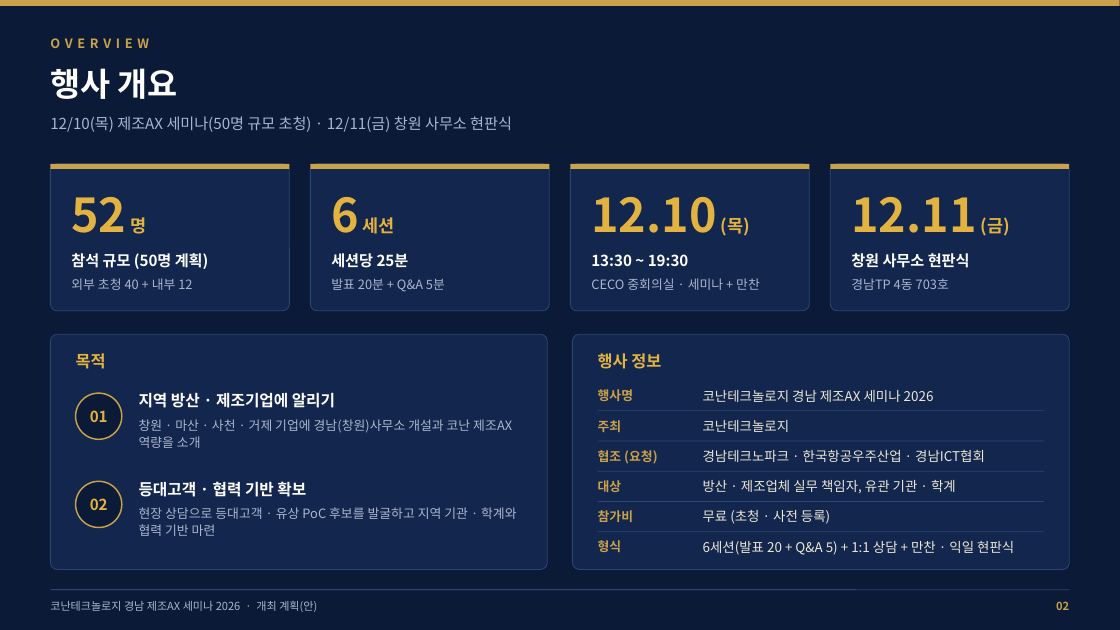
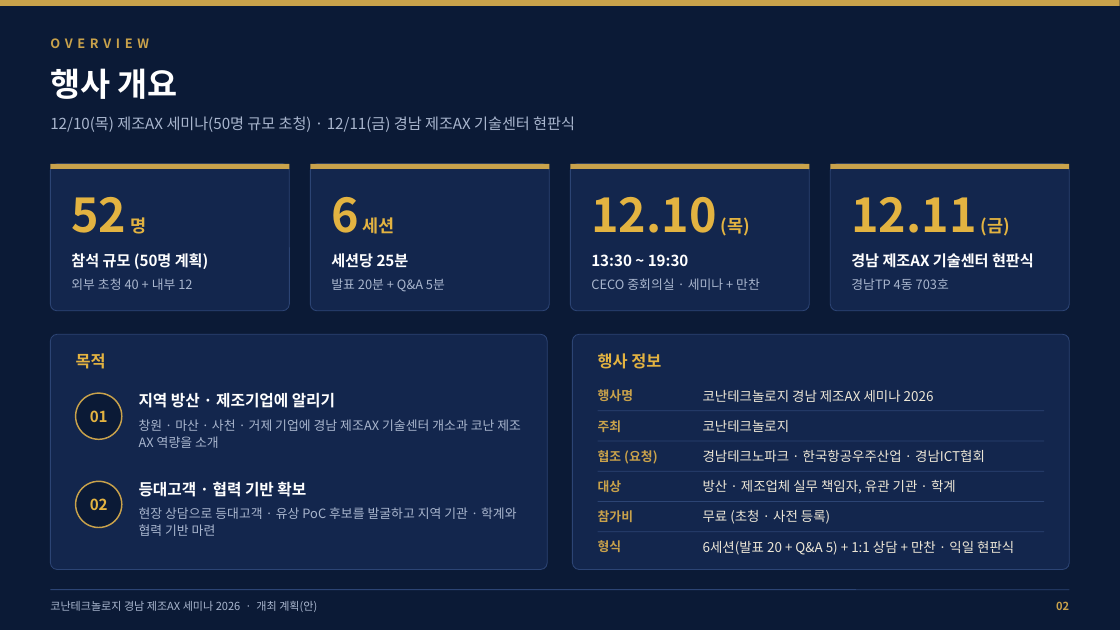
Before and after one commit to Jacob-Yeom/claude, a slide deck: slide 2 of output/changwon_ax_seminar_plan_deck.pptx. Drawn at 1120x630 pixels with LibreOffice and Linux fonts; fonts in the diff are those of the drawing. Boxes give left, top, right and bottom in pixels: in the first picture for what was removed or moved away, otherwise in the second. Text is boxed around its words. In the diff, an @@ line names an element or a change of style, - is before the commit and + after.

```diff
--- a/output/changwon_ax_seminar_plan_deck.pptx
+++ b/output/changwon_ax_seminar_plan_deck.pptx
@@ text at (50, 116, 575, 132): text changed @@
-12/10(목) 제조AX 세미나(50명 규모 초청) · 12/11(금) 창원 사무소 현판식
+12/10(목) 제조AX 세미나(50명 규모 초청) · 12/11(금) 경남 제조AX 기술센터 현판식
@@ text at (851, 253, 1034, 268): text changed @@
-창원 사무소 현판식
+경남 제조AX 기술센터 현판식
@@ text at (139, 419, 521, 448): text changed @@
-창원 · 마산 · 사천 · 거제 기업에 경남(창원)사무소 개설과 코난 제조AX 역량을 소개
+창원 · 마산 · 사천 · 거제 기업에 경남 제조AX 기술센터 개소과 코난 제조AX 역량을 소개
```
Also in this commit, not shown: 4 other slides changed, 2 other files.
